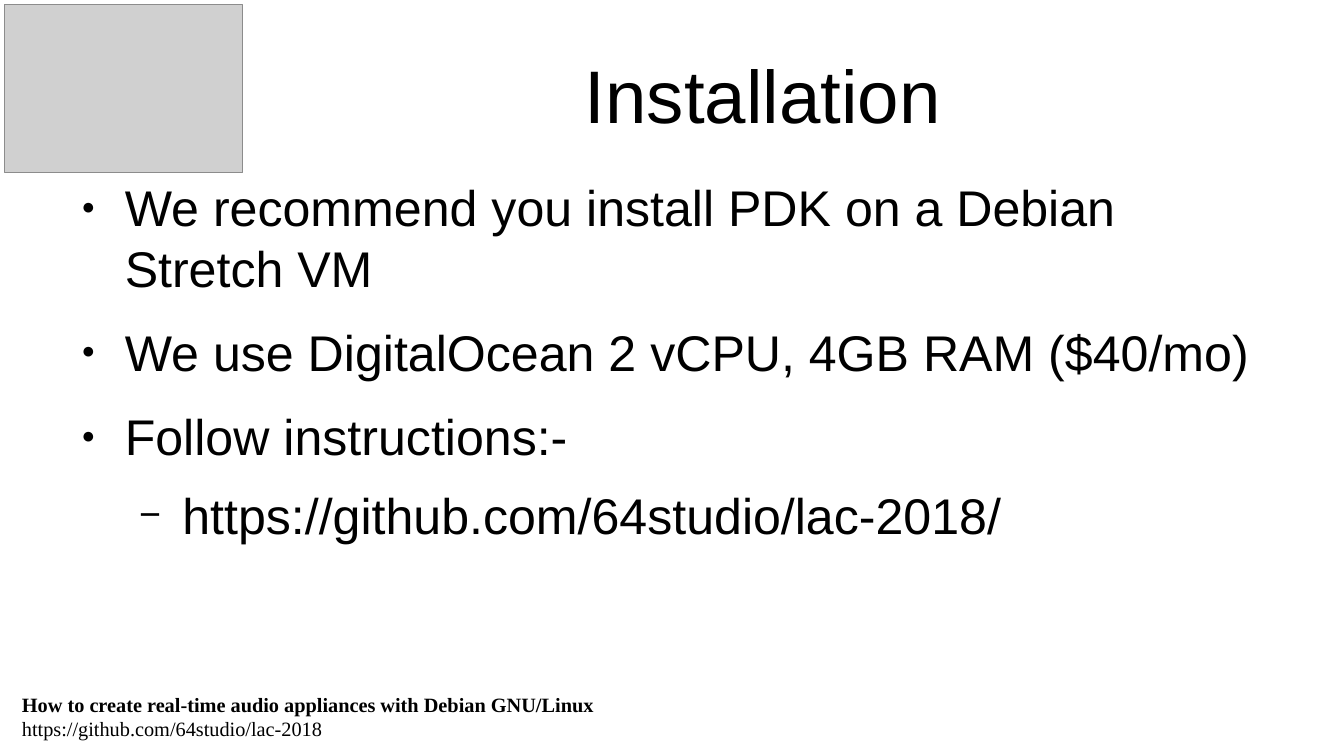
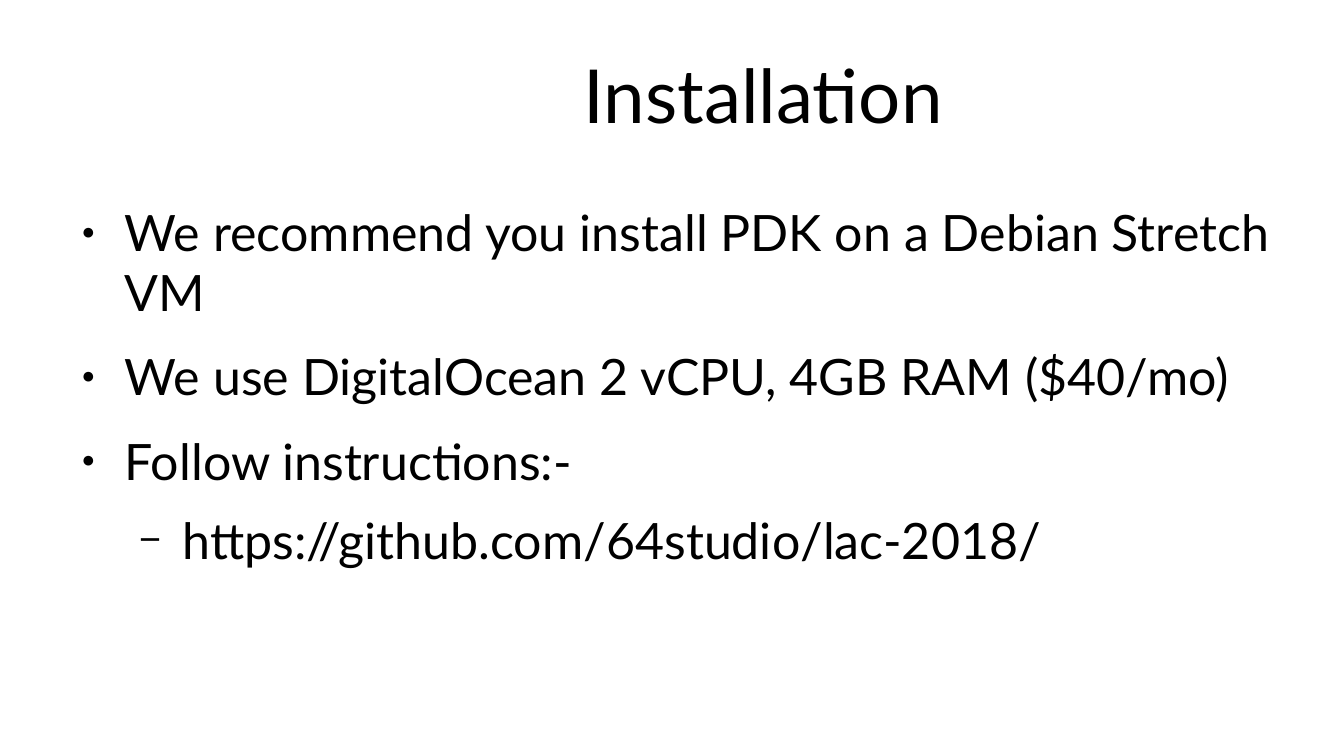
Before and after one commit to 64studio/lac-2018, a slide deck: slide 11 of lac_workshop_template-creating_appliances_slides.odp. Drawn at 1344x756 pixels with LibreOffice and Linux fonts; fonts in the diff are those of the drawing; grey boxes stand for pictures; background and template pictures are left out. Boxes give left, top, right and bottom in pixels: in the first picture for what was removed or moved away, otherwise in the second. Text is boxed around its words. In the diff, an @@ line names an element or a change of style, - is before the commit and + after.

```diff
--- a/lac_workshop_template-creating_appliances_slides.odp
+++ b/lac_workshop_template-creating_appliances_slides.odp
@@ picture removed at (5, 5, 243, 173) @@
@@ title "Installation" at (583, 68, 942, 124): font Arial to Lato @@
@@ text "We recommend you install PDK ..." at (125, 214, 1269, 568): font Arial to Lato @@
@@ text "We recommend you install PDK ...": place and size @@
-text "We recommend you install PDK ..." at (125, 189, 1248, 544)
+text "We recommend you install PDK ..." at (125, 214, 1269, 568)
@@ text removed at (22, 698, 594, 741) @@
-How to create real-time audio appliances with Debian GNU/Linux
-https://github.com/64studio/lac-2018
```
Also in this commit, not shown: 11 other slides changed, 1 slide added, 2 slides removed, 1 other file.
